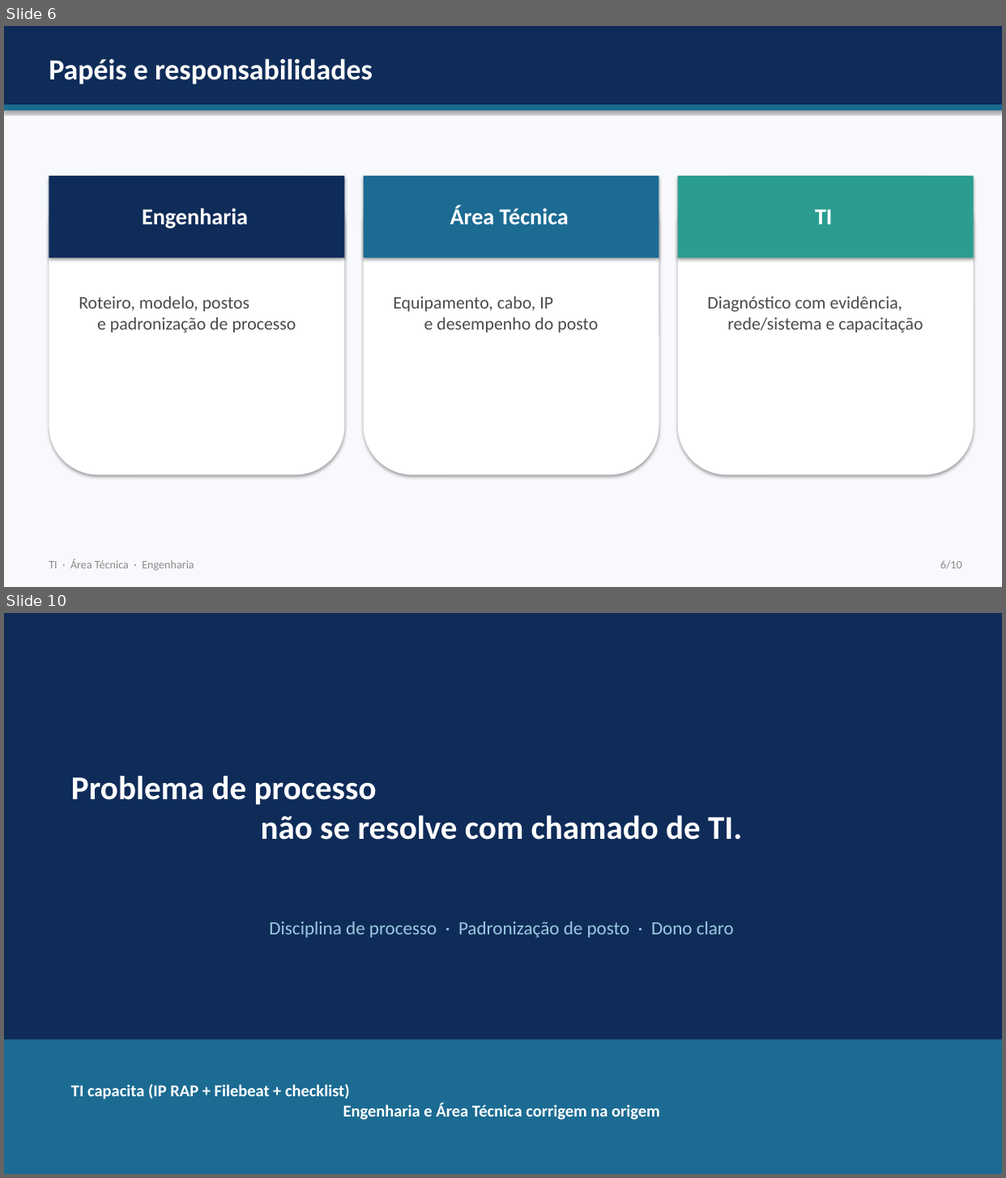
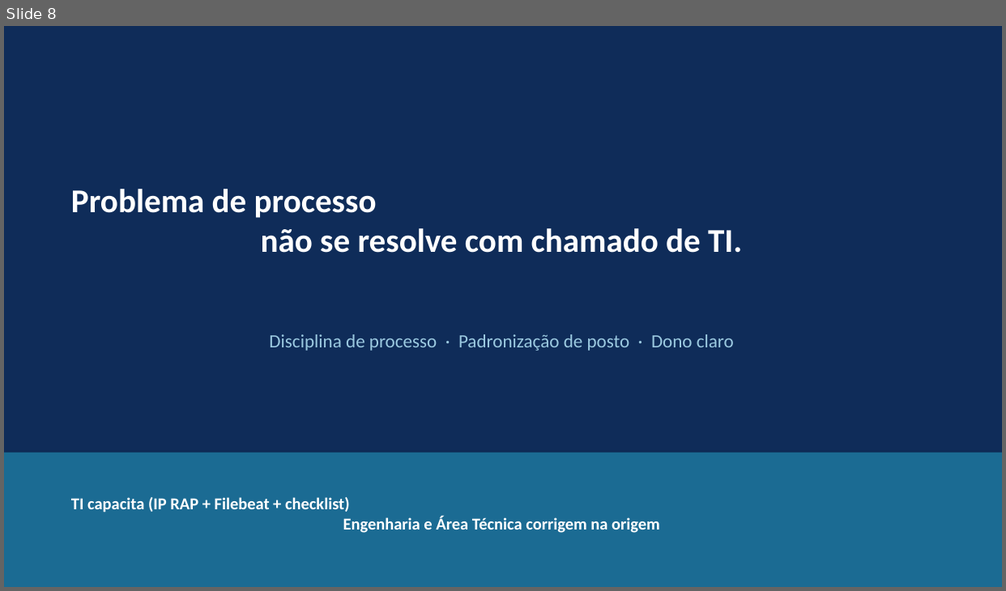
Before and after one commit to matheussilva030499-oss/app-inovation-IA, a slide deck: docs/Apresentacao_Ofensores_Lentidao.pptx. Shown one above the other, each under a label of ours: slides 6 and 10 before the commit, slide 8 after it; the slides between them are not shown. The pictures are 1006x1178 and 1006x591 pixels, drawn with LibreOffice and Linux fonts; fonts in the diff are those of the drawing. Boxes give left, top, right and bottom in pixels: in the first picture for what was removed or moved away, otherwise in the second. Text is boxed around its words. In the diff, an @@ line names an element or a change of style, - is before the commit and + after.

```diff
--- a/docs/Apresentacao_Ofensores_Lentidao.pptx
+++ b/docs/Apresentacao_Ofensores_Lentidao.pptx
@@ slide 6 removed at box(4, 26, 1002, 587), background #FFFFFF @@
@@ rectangle removed at box(4, 26, 1002, 587) @@
@@ rectangle removed at box(4, 26, 1002, 105) @@
@@ text removed at box(49, 58, 373, 84) @@
-Papéis e responsabilidades
@@ rectangle removed at box(4, 105, 1002, 110) @@
@@ rounded rectangle removed at box(49, 176, 345, 476) @@
@@ rectangle removed at box(49, 176, 345, 258) @@
@@ rounded rectangle removed at box(364, 176, 659, 476) @@
@@ rectangle removed at box(364, 176, 659, 258) @@
@@ rounded rectangle removed at box(678, 176, 974, 476) @@
@@ rectangle removed at box(678, 176, 974, 258) @@
@@ text removed at box(142, 208, 248, 228) @@
-Engenharia
@@ text removed at box(450, 205, 569, 225) @@
-Área Técnica
@@ text removed at box(815, 209, 832, 224) @@
-TI
@@ text removed at box(79, 297, 296, 333) @@
-Roteiro, modelo, postos
-e padronização de processo
@@ text removed at box(393, 297, 598, 333) @@
-Equipamento, cabo, IP
-e desempenho do posto
@@ text removed at box(707, 297, 923, 333) @@
-Diagnóstico com evidência,
-rede/sistema e capacitação
@@ text removed at box(49, 559, 194, 571) @@
-TI · Área Técnica · Engenharia
@@ text removed at box(940, 561, 962, 570) @@
-6/10
@@ what was slide 10 is now slide 8 @@
```
Also in this commit, not shown: 6 slides changed, 1 other slide removed.
